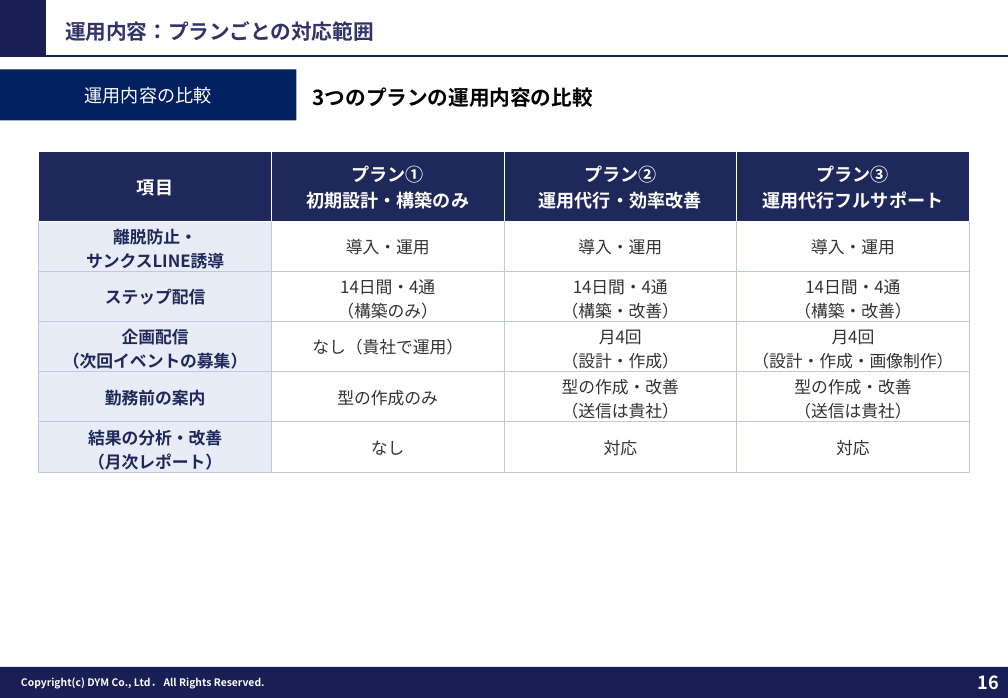
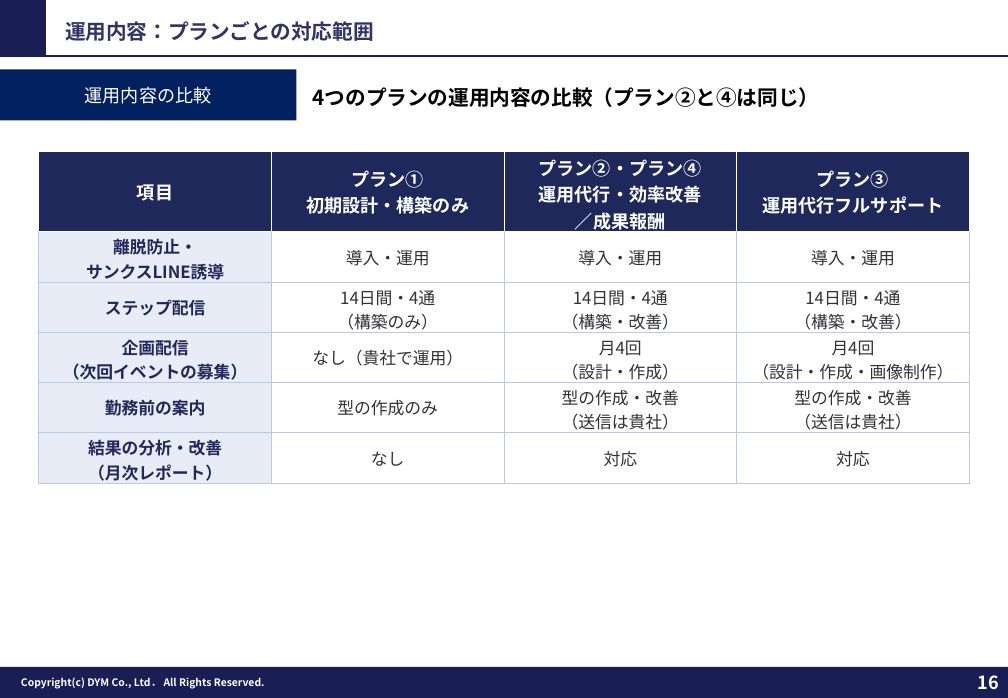
Before and after one commit to tonomura-r-dev/folder, a slide deck: slide 16 of 202610_株式会社横浜シミズ御中_LINE公式アカウント運用のご提案.pptx. Drawn at 1008x698 pixels with LibreOffice and Linux fonts; fonts in the diff are those of the drawing; background and template pictures are left out. Boxes give left, top, right and bottom in pixels: in the first picture for what was removed or moved away, otherwise in the second. Text is boxed around its words. In the diff, an @@ line names an element or a change of style, - is before the commit and + after.

```diff
--- a/202610_株式会社横浜シミズ御中_LINE公式アカウント運用のご提案.pptx
+++ b/202610_株式会社横浜シミズ御中_LINE公式アカウント運用のご提案.pptx
@@ text at (313,87,820,107): text changed @@
-3つのプランの運用内容の比較
+4つのプランの運用内容の比較（プラン②と④は同じ）
@@ table at (39,152,970,488) @@
-row 1, column 3: プラン② / 運用代行・効率改善
+row 1, column 3: プラン②・プラン④ / 運用代行・効率改善 / ／成果報酬
```
Also in this commit, not shown: 3 other files.
